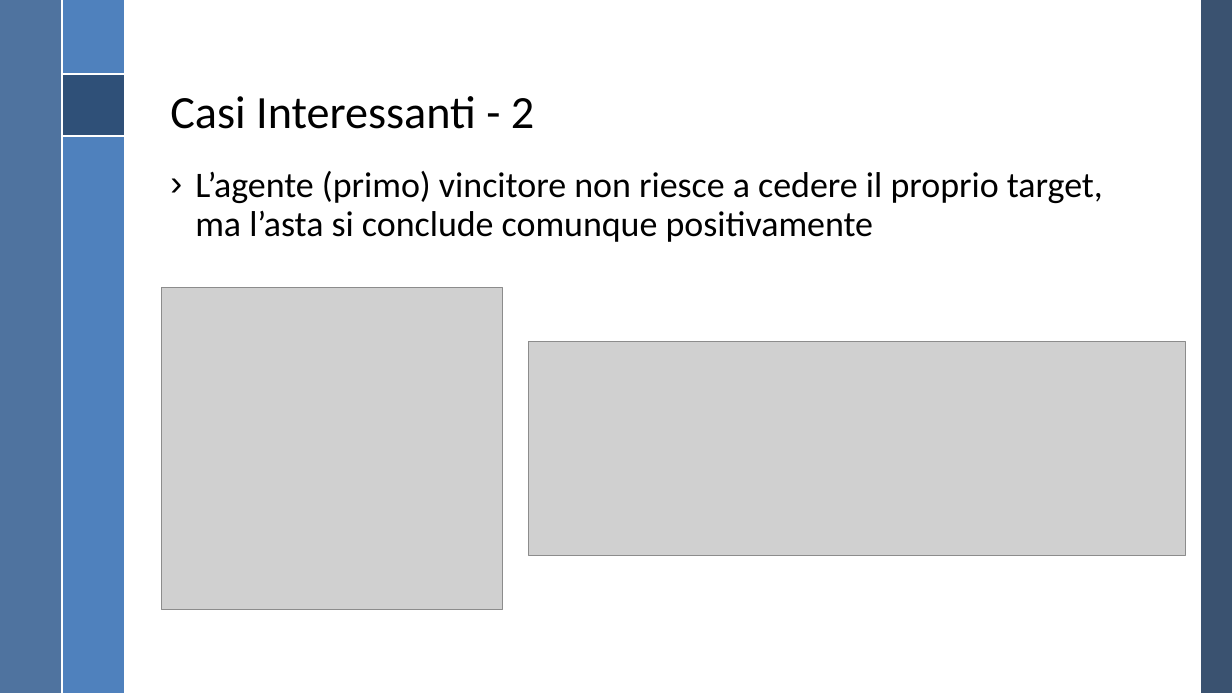
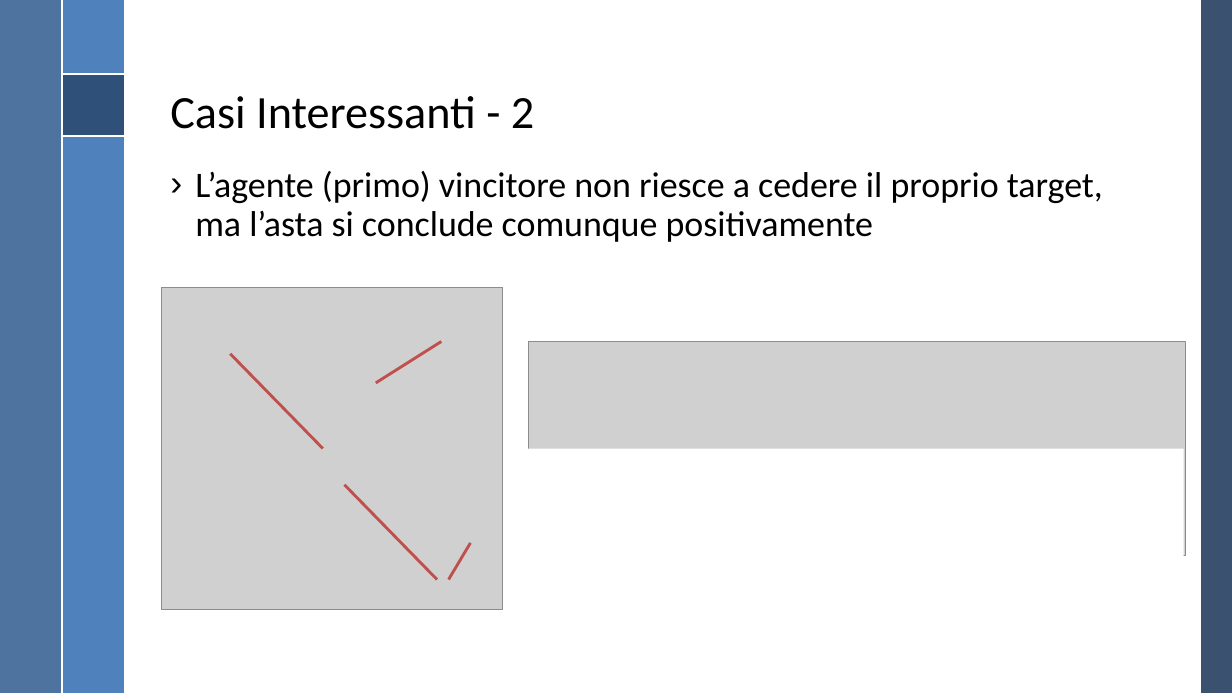
Before and after one commit to RiccardoGrieco/masTracking, a slide deck: slide 11 of Presentazione MAS/Presentazione MAS.pptx. Drawn at 1232x693 pixels with LibreOffice and Linux fonts; fonts in the diff are those of the drawing; grey boxes stand for pictures; background and template pictures are left out. Boxes give left, top, right and bottom in pixels: in the first picture for what was removed or moved away, otherwise in the second. Text is boxed around its words. In the diff, an @@ line names an element or a change of style, - is before the commit and + after.

```diff
--- a/Presentazione MAS/Presentazione MAS.pptx
+++ b/Presentazione MAS/Presentazione MAS.pptx
@@ line added from (323, 448) to (230, 354), #C0504D 2.25 pt @@
@@ line added from (441, 342) to (376, 383), #C0504D 2.25 pt @@
@@ rectangle added at <box>521,448,1184,586</box>, fill #FFFFFF @@
@@ line added from (437, 579) to (345, 485), #C0504D 2.25 pt @@
@@ line added from (448, 579) to (470, 543), #C0504D 2.25 pt @@
```
Also in this commit, not shown: 2 other slides changed.
